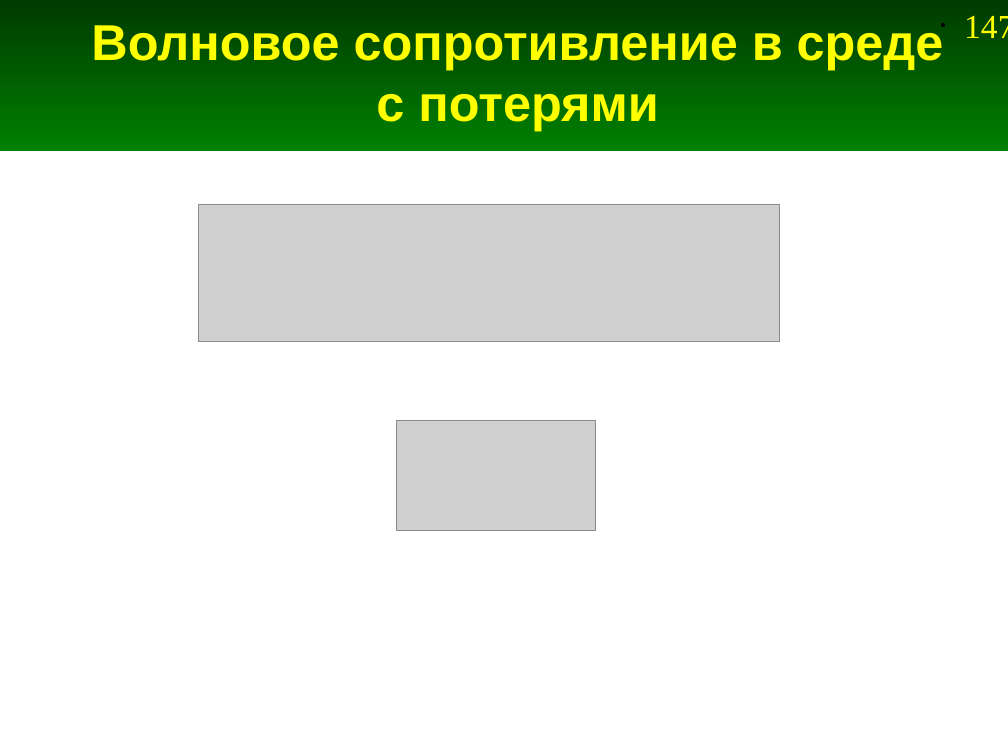
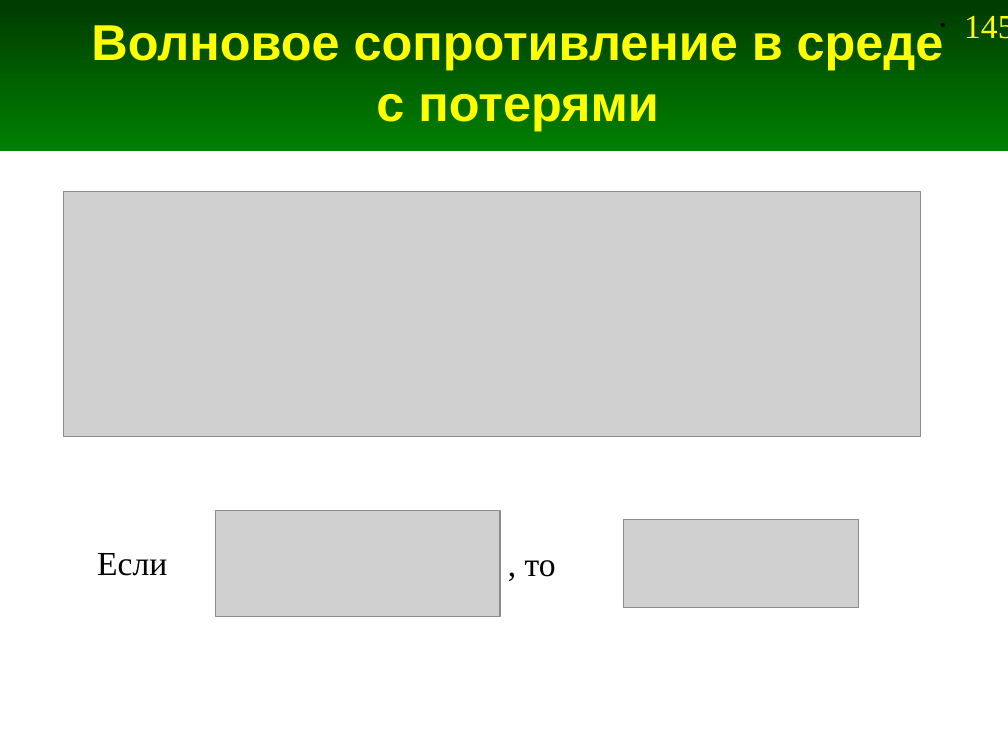
Before and after one commit to andris0147sv/modelling, a slide deck: slide 145 of presentations/2. FDTD.odp (slide 147 before the commit). Drawn at 1008x756 pixels with LibreOffice and Linux fonts; fonts in the diff are those of the drawing; grey boxes stand for pictures. Boxes give left, top, right and bottom in pixels: in the first picture for what was removed or moved away, otherwise in the second. Text is boxed around its words. In the diff, an @@ line names an element or a change of style, - is before the commit and + after.

```diff
--- a/presentations/2. FDTD.odp
+++ b/presentations/2. FDTD.odp
@@ page number at bbox=[964, 16, 1008, 39]: text changed @@
-• 147
+• 145
@@ picture: place and size @@
-picture at bbox=[199, 205, 779, 342]
+picture at bbox=[64, 192, 920, 436]
@@ picture: place and size @@
-picture at bbox=[397, 420, 596, 530]
+picture at bbox=[215, 510, 500, 617]
@@ picture added at bbox=[624, 519, 859, 608] @@
@@ text added at bbox=[97, 553, 167, 576], 24 pt, text #000000 @@
+Если
@@ text added at bbox=[525, 560, 556, 577], 24 pt, text #000000 @@
+, то
```
Also in this commit, not shown: 20 other slides changed, 2 slides added, 3 slides removed, 9 other files.
